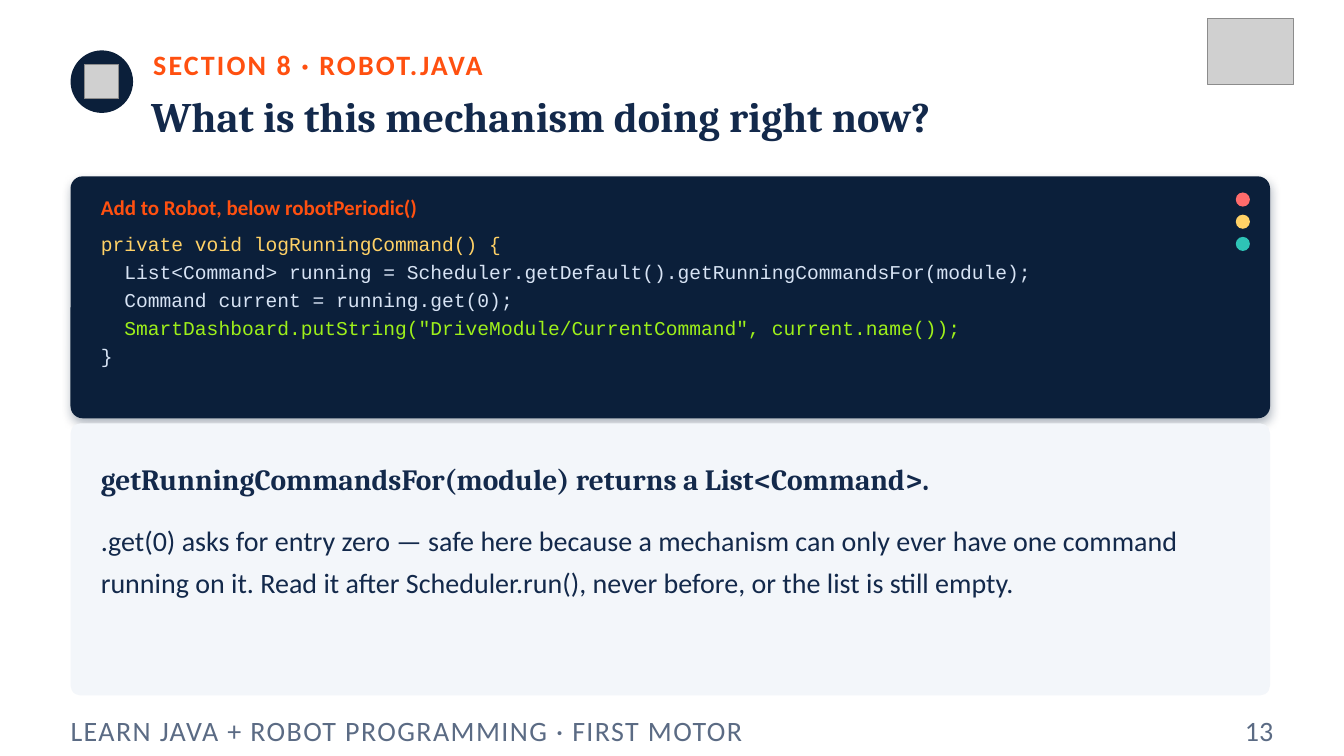
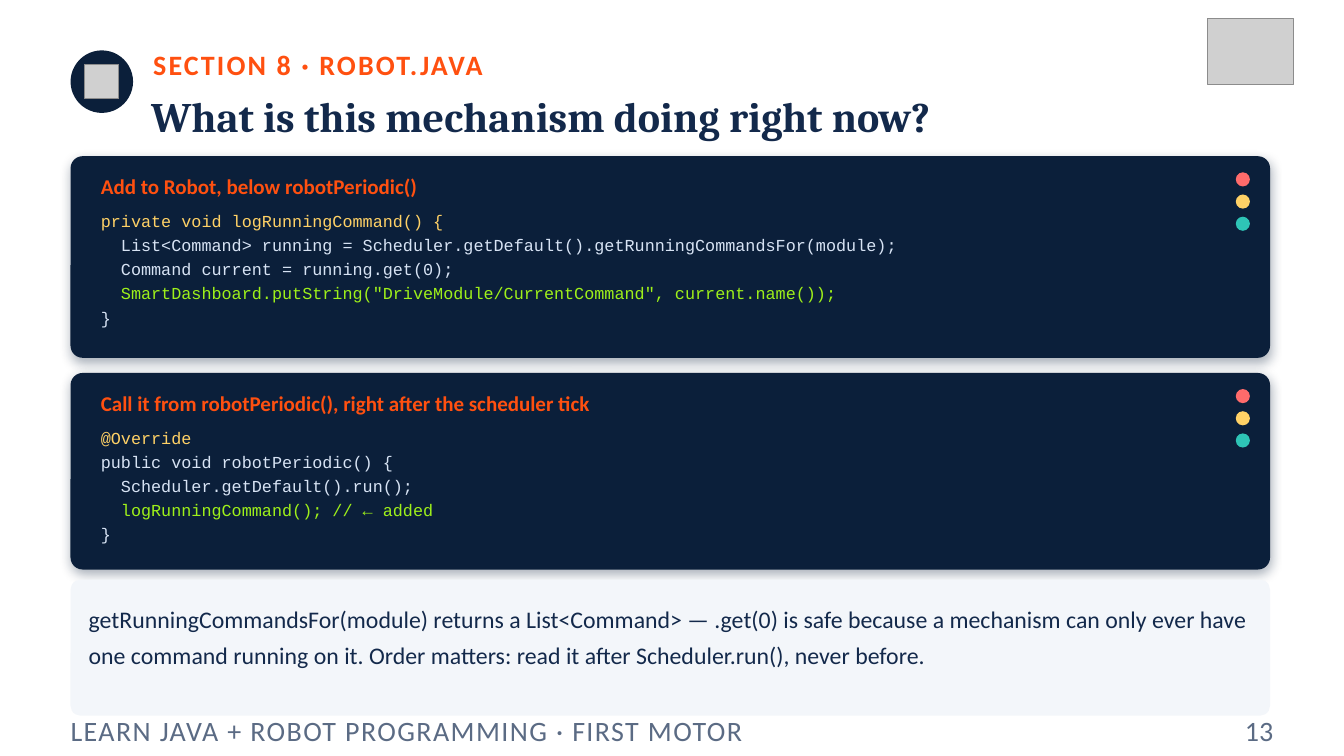
Before and after one commit to FRC5010/BasicRobotLessons, a slide deck: slide 13 of docs/presentations/v3/01-first-motor.pptx. Drawn at 1344x756 pixels with LibreOffice and Linux fonts; fonts in the diff are those of the drawing; grey boxes stand for pictures. Boxes give left, top, right and bottom in pixels: in the first picture for what was removed or moved away, otherwise in the second. Text is boxed around its words. In the diff, an @@ line names an element or a change of style, - is before the commit and + after.

```diff
--- a/docs/presentations/v3/01-first-motor.pptx
+++ b/docs/presentations/v3/01-first-motor.pptx
@@ rounded rectangle: place and size @@
-rounded rectangle at [71, 176, 1270, 418]
+rounded rectangle at [71, 156, 1270, 358]
@@ rounded rectangle at [71, 156, 1270, 358]: proportions changed @@
@@ text "private void logRunningCommand() {": place and size @@
-text "private void logRunningCommand() {" at [101, 237, 1031, 339]
+text "private void logRunningCommand() {" at [101, 215, 897, 303]
@@ text "private void logRunningCommand() {" at [101, 215, 897, 303]: size 14 to 12 pt @@
@@ 3 ellipses, 1 text: place and size @@
-3 ellipses, 1 text at [101, 193, 1250, 251]
+3 ellipses, 1 text at [101, 172, 1250, 231]
@@ rounded rectangle added at [71, 373, 1270, 570], fill #0B1F3A @@
@@ ellipse added at [1236, 389, 1250, 403], fill #FF6B6B @@
@@ text added at [101, 395, 589, 415], 15 pt, text #FF5010, bold @@
+Call it from robotPeriodic(), right after the scheduler tick
@@ ellipse added at [1236, 411, 1250, 425], fill #FFD166 @@
@@ text added at [101, 432, 433, 520], 12 pt, text #D7E3F4 @@
+@Override
+public void robotPeriodic() {
+Scheduler.getDefault().run();
+logRunningCommand(); // ← added
+}
@@ ellipse added at [1236, 434, 1250, 448], fill #2EC4B6 @@
@@ text removed at [101, 468, 929, 496] @@
-getRunningCommandsFor(module) returns a List<Command>.
@@ rounded rectangle at [71, 580, 1270, 716]: proportions changed @@
@@ rounded rectangle: place and size @@
-rounded rectangle at [71, 423, 1270, 696]
+rounded rectangle at [71, 580, 1270, 716]
@@ text at [89, 610, 1246, 668]: text changed; size 20 to 17 pt @@
-.get(0) asks for entry zero — safe here because a mechanism can only ever have one command running on it. Read it after Scheduler.run(), never before, or the list is still empty.
+getRunningCommandsFor(module) returns a List<Command> — .get(0) is safe because a mechanism can only ever have one command running on it. Order matters: read it after Scheduler.run(), never before.
```
Also in this commit, not shown: 1 other slide changed, 2 other files.
